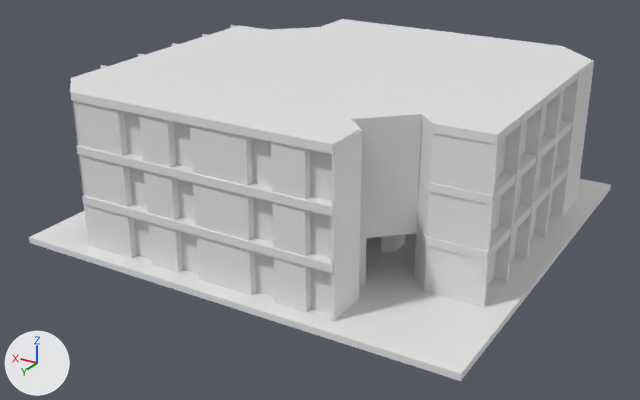
Two versions of the Blender file Assets/escenarios/bienestar.blend, one commit apart.
Camera for both pictures: a 50 mm camera at (-4.85, 8.53, 4.37) aimed at (0.07, 0.33, 0.27). The axes (+X, +Y, +Z) are drawn at lower left. The lights are the same throughout. The picture after the commit comes second.
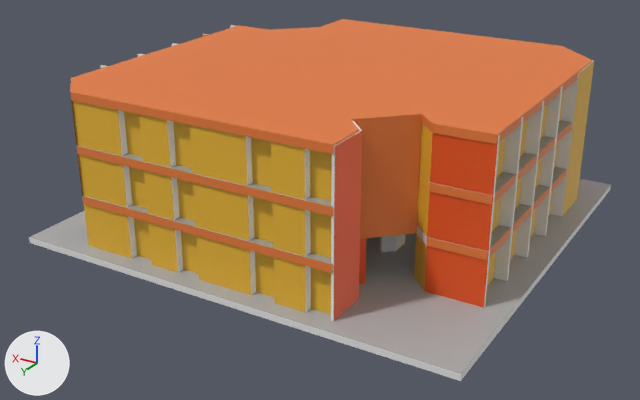
Boxes [x1, y1, x2, y2] around the edits, measured in the pictures (640 x 400 px):
part 1 of me_cube_001, recoloured (white to orange): [202, 34, 498, 320] in both
part 2 of me_cube_001, recoloured (white to yellow): [72, 62, 594, 314] in both
part 3 of me_cube_001, recoloured (white to grey): [30, 179, 610, 374] in both
part 4 of me_cube_001, recoloured: [396, 234, 405, 250] in both
part 5 of me_cube_002, recoloured: [77, 123, 572, 216] in both
part 6 of me_cube_002, recoloured: [82, 169, 567, 273] in both
part 7 of me_cube_002, recoloured (white to orange): [70, 19, 592, 154] in both
part 8 of me_cube_002, recoloured: [71, 100, 422, 177] in both
part 9 of me_cube_002, recoloured: [77, 154, 419, 231] in both
part 10 of me_cube_002, recoloured: [77, 120, 572, 207] in both
part 11 of me_cube_002, recoloured: [82, 167, 566, 264] in both

The change, as a diff of the scene's bpy script:
```diff
--- a/Assets/escenarios/bienestar.blend.py
+++ b/Assets/escenarios/bienestar.blend.py
@@ mat_material @@
+mat_material = principled_material('Material')
+mat_material.base_color = (0.8, 0.2, 0.0434)  # orange #e77c3b
@@ mat_material_002 @@
+mat_material_002 = principled_material('Material.002')
+mat_material_002.base_color = (0.8, 0.8, 0.8)  # white #e7e7e7
@@ mat_material_006 @@
+mat_material_006 = principled_material('Material.006')
+mat_material_006.base_color = (0.352, 0.352, 0.313)  # grey #a0a098
@@ mat_material_005 @@
+mat_material_005 = principled_material('Material.005')
+mat_material_005.base_color = (0.8, 0.678, 0.484)  # beige #e7d7b9
@@ mat_material_001 @@
+mat_material_001 = principled_material('Material.001')
+mat_material_001.base_color = (0.8, 0.0911, 0.00997)  # orange #e75519
@@ mat_material_003 @@
+mat_material_003 = principled_material('Material.003')
+mat_material_003.base_color = (0.8, 0.457, 0.0343)  # yellow #e7b434
@@ mat_material_004 @@
+mat_material_004 = principled_material('Material.004')
+mat_material_004.base_color = (0.425, 0.425, 0.425)  # grey #aeaeae
@@ me_cube_001 @@
 me_cube_001.from_pydata(...)  # 572 vertices, 330 faces; spans x -1.0..1.0, y -1.0..1.0, z -1.0..48.6
 # used by ob_cube; location = (0.0, -0.014, 0.0); scale = (2.61, 2.48, 0.0366)
+# me_cube_001 part 1: 17 of the faces centred in x -0.8..0.9, y -0.9..0.8, z 24.8 switch from no material to mat_material_001 (orange #e75519)
+# me_cube_001 part 2: 25 of the faces centred in x -0.9..0.9, y -0.9..0.9, z 24.8 switch from no material to mat_material_003 (yellow #e7b434)
+# me_cube_001 part 3: 9 of the faces centred in x -0.4..0.4, y -0.5..0.9, z 1.0 switch from no material to mat_material_004 (grey #aeaeae)
+# me_cube_001 part 4: 90 of the faces centred in x -0.8..0.9, y -0.9..0.9, z 24.8 switch from no material to mat_material_005 (beige #e7d7b9)
@@ me_cube_002 @@
 me_cube_002.from_pydata(...)  # 100 vertices, 63 faces; spans x -1.0..1.0, y 1.4..3.4, z -44.8..-15.0
 # used by ob_cube_001; location = (0.0, -5.548, -0.081); scale = (2.26, 2.29, -0.0419)
+# me_cube_002 part 5: 19 of the faces centred in x -1.0..1.0, y 1.4..3.4, z -29.7..-28.6 switch from no material to mat_material (orange #e77c3b)
+# me_cube_002 part 6: 19 of the faces centred in x -1.0..1.0, y 1.4..3.4, z -16.1..-15.0 switch from no material to mat_material (orange #e77c3b)
+# me_cube_002 part 7: 16 of the faces centred in x -1.0..1.0, y 1.4..3.4, z -44.8..-42.7 switch from no material to mat_material (orange #e77c3b)
+# me_cube_002 part 8: 2 of the faces centred in x -0.6..0.9, y 3.0..3.3, z -36.7 switch from no material to mat_material (orange #e77c3b)
+# me_cube_002 part 9: 2 of the faces centred in x -0.6..0.9, y 3.0..3.3, z -22.9 switch from no material to mat_material (orange #e77c3b)
+# me_cube_002 part 10: all 2 faces centred in x -0.1..0.3, y 1.8..2.7, z -30.8 switch from no material to mat_material_006 (grey #a0a098)
+# me_cube_002 part 11: all 2 faces centred in x -0.1..0.3, y 1.8..2.7, z -17.2 switch from no material to mat_material_006 (grey #a0a098)
+me_cube_002.materials.append(mat_material_002)  # white #e7e7e7
```
